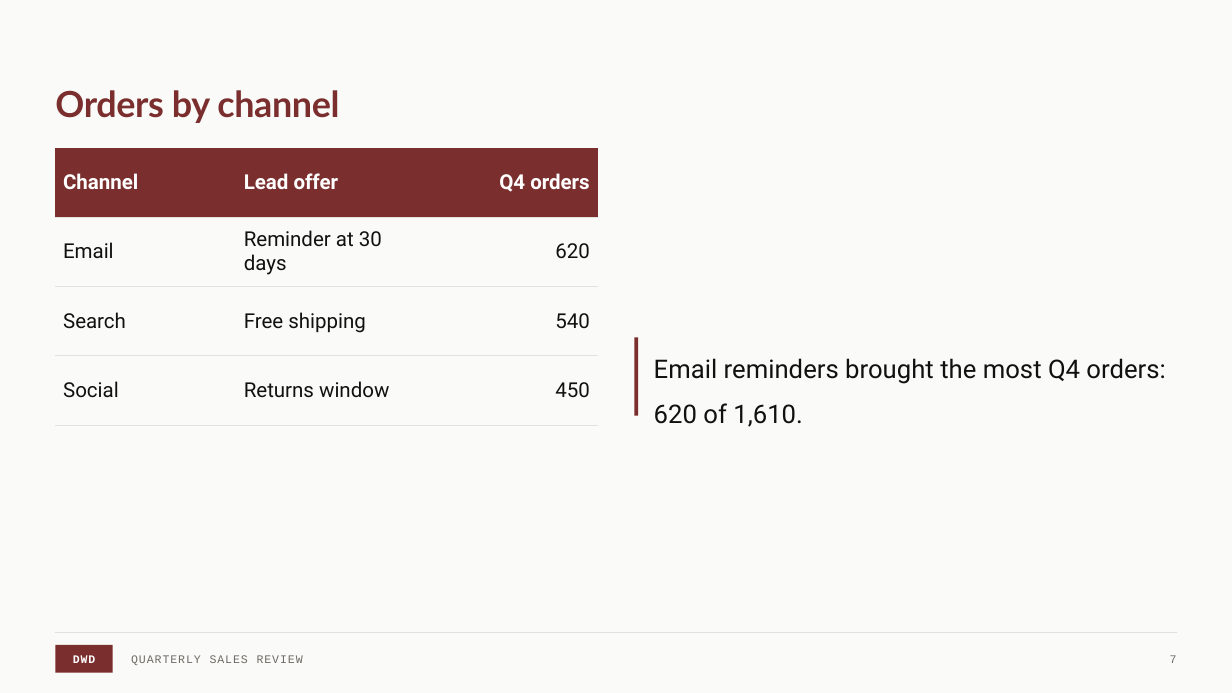
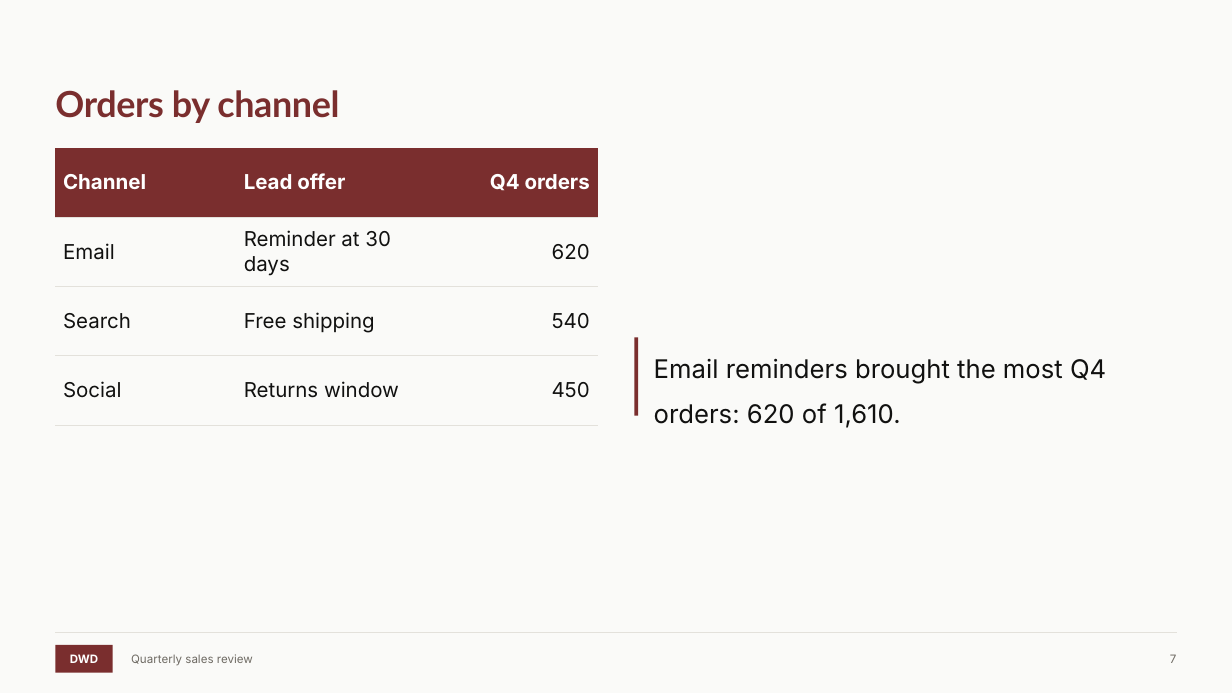
Before and after one commit to dillon-shearer/dwd-document-skill, a slide deck: slide 7 of assets/dwd-sample.pptx. Drawn at 1232x693 pixels with LibreOffice and Linux fonts; fonts in the diff are those of the drawing. Boxes give left, top, right and bottom in pixels: in the first picture for what was removed or moved away, otherwise in the second. Text is boxed around its words. In the diff, an @@ line names an element or a change of style, - is before the commit and + after.

Commit message:
Match the November 2026 site design: Schibsted Grotesk and Inter, sentence-case labels, and the Data With Dillon wordmark in every format

```diff
--- a/assets/dwd-sample.pptx
+++ b/assets/dwd-sample.pptx
@@ table at [55, 148, 599, 425] @@
@@ font Roboto to Inter @@
@@ text "Email reminders brought the most ..." at [654, 358, 1106, 428]: font Roboto to Inter @@
@@ rectangle "DWD" at [55, 645, 113, 673]: font Courier New to Inter, letter spacing 0.7 to 0 pt @@
@@ text at [131, 654, 253, 665]: text changed; font Courier New to Inter @@
-QUARTERLY SALES REVIEW
+Quarterly sales review
```
Also in this commit, not shown: 9 other slides changed, 23 other files.
